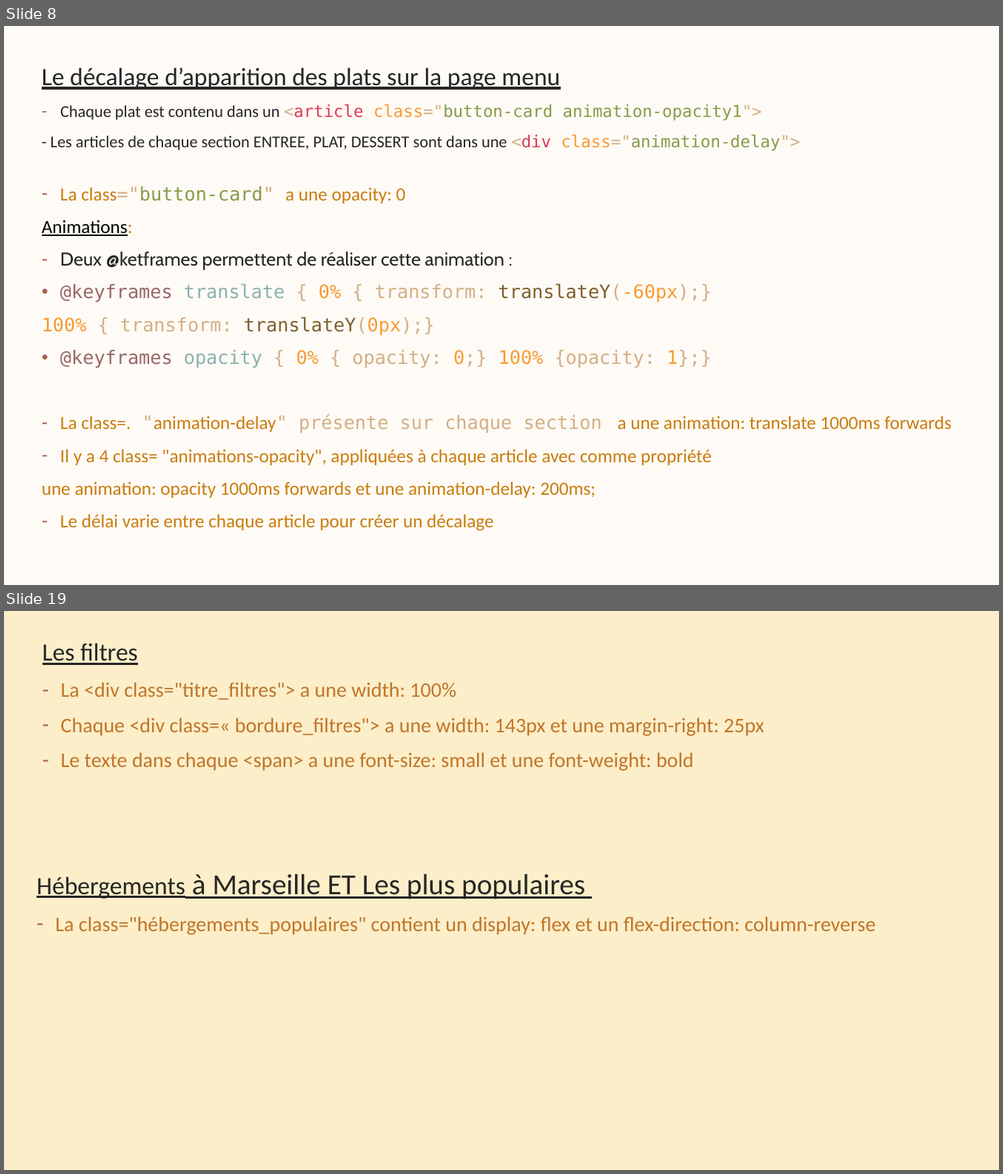
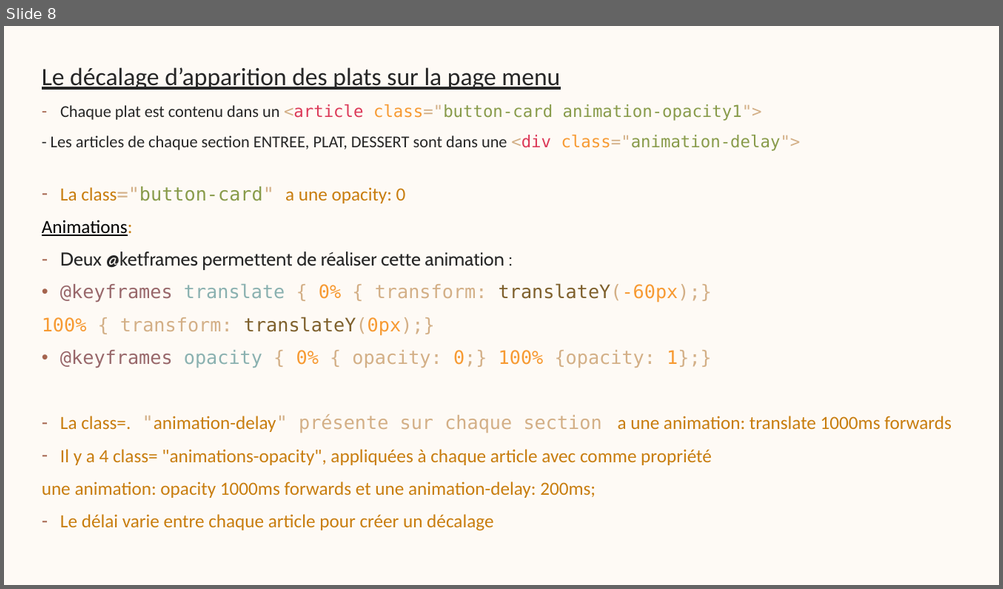
Before and after one commit to marinevnt/Ohmyfood---Openclassrooms, a slide deck: POWER POINT.pptx. Shown one above the other, each under a label of ours: slides 8 and 19 before the commit, slide 8 after it; the slides between them are not shown. The pictures are 1003x1174 and 1003x589 pixels, drawn with LibreOffice and Linux fonts; fonts in the diff are those of the drawing. Boxes give left, top, right and bottom in pixels: in the first picture for what was removed or moved away, otherwise in the second. Text is boxed around its words. In the diff, an @@ line names an element or a change of style, - is before the commit and + after.

```diff
--- a/POWER POINT.pptx
+++ b/POWER POINT.pptx
@@ slide 19 removed at [4, 611, 999, 1170], background #FBEEC9 @@
@@ text removed at [42, 643, 764, 771] @@
-Les filtres
-– La <div class="titre_filtres"> a une width: 100%
-– Chaque <div class=« bordure_filtres"> a une width: 143px et une margin-right: 25px
-– Le texte dans chaque <span> a une font-size: small et une font-weight: bold
@@ text removed at [37, 874, 875, 935] @@
-Hébergements à Marseille ET Les plus populaires
-– La class="hébergements_populaires" contient un display: flex et un flex-direction: column-reverse
```
Also in this commit, not shown: 11 other slides removed, 4 other files.
